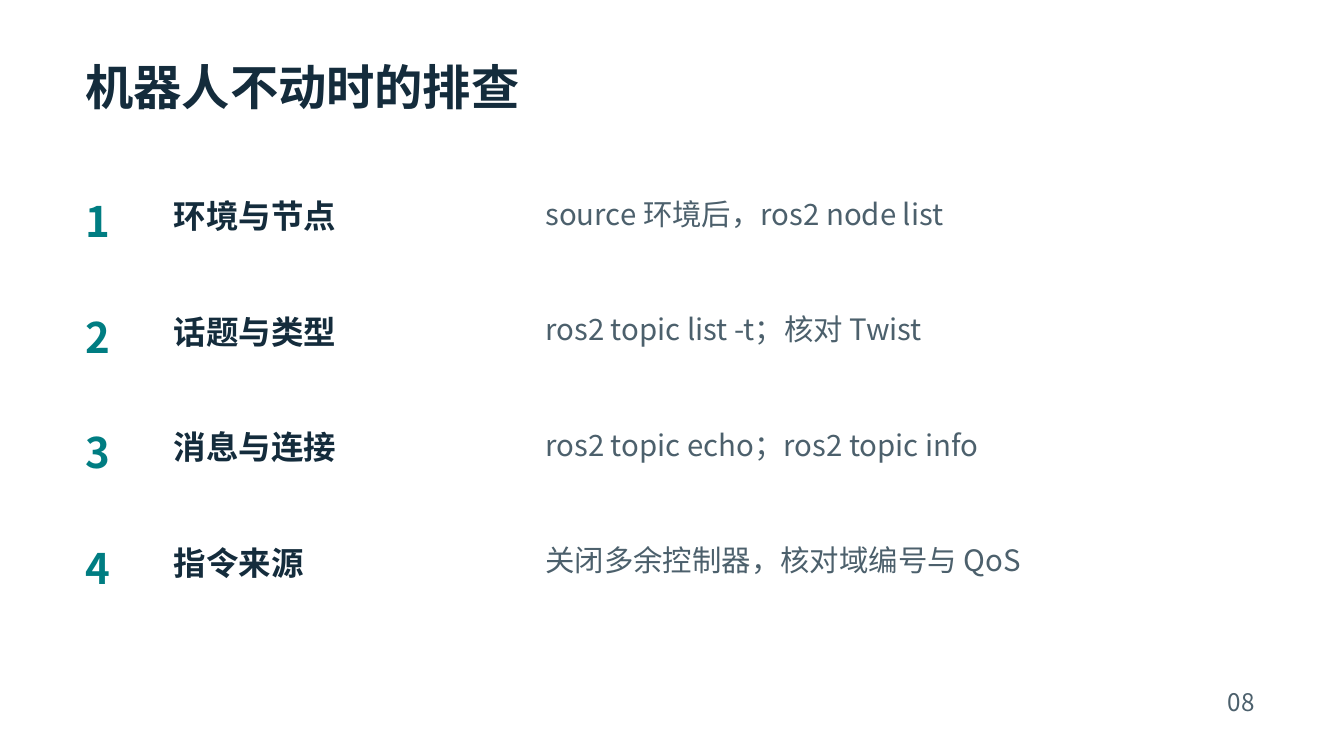
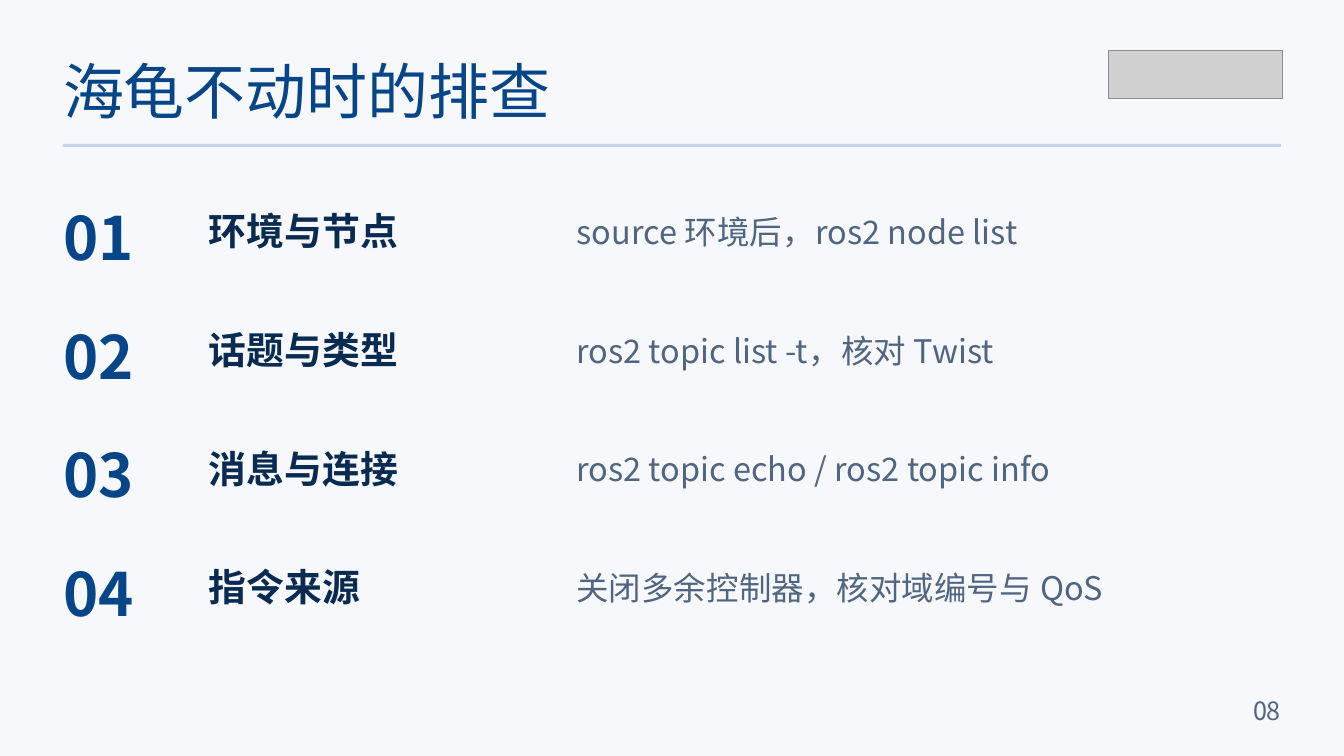
Before and after one commit to lingyunzhi328/Robo-Education-Recruitment-2026, a slide deck: slide 8 of slides/ROS2小海龟控制.pptx. Drawn at 1344x756 pixels with LibreOffice and Linux fonts; fonts in the diff are those of the drawing; grey boxes stand for pictures. Boxes give left, top, right and bottom in pixels: in the first picture for what was removed or moved away, otherwise in the second. Text is boxed around its words. In the diff, an @@ line names an element or a change of style, - is before the commit and + after.

```diff
--- a/slides/ROS2小海龟控制.pptx
+++ b/slides/ROS2小海龟控制.pptx
@@ background #FFFFFF to #F6F8FC @@
@@ picture added at [1109,50,1284,99] @@
@@ text at [63,62,551,119]: text changed; size 34.5 to 43.5 pt; text colour #142C3C to #064587; bold off @@
-机器人不动时的排查
+海龟不动时的排查
@@ rectangle added at [63,144,1280,147], fill #C5D6EA @@
@@ text removed at [85,206,110,237] @@
-1
@@ text "环境与节点": place and size @@
-text "环境与节点" at [174,200,337,231]
+text "环境与节点" at [209,212,398,249]
@@ text at [63,215,134,261]: text changed; size 30 to 42.8 pt; text colour #007D82 to #064587 @@
-2
+01
@@ text "source 环境后，ros2 node list": place and size @@
-text "source 环境后，ros2 node list" at [545,200,944,228]
+text "source 环境后，ros2 node list" at [576,216,1018,248]
@@ text "source 环境后，ros2 node list" at [576,216,1018,248]: size 21 to 23.2 pt, text colour #4C606C to #506581 @@
@@ text "话题与类型": place and size @@
-text "话题与类型" at [174,316,337,347]
+text "话题与类型" at [209,332,398,368]
@@ text at [63,334,134,380]: text changed; size 30 to 42.8 pt; text colour #007D82 to #064587 @@
-3
+02
@@ text at [576,335,994,371]: text changed; size 21 to 23.2 pt; text colour #4C606C to #506581 @@
-ros2 topic list -t；核对 Twist
+ros2 topic list -t，核对 Twist
@@ text "消息与连接": place and size @@
-text "消息与连接" at [174,431,337,462]
+text "消息与连接" at [209,450,398,487]
@@ text at [63,452,134,498]: text changed; size 30 to 42.8 pt; text colour #007D82 to #064587 @@
-4
+03
@@ text at [576,455,1051,489]: text changed; size 21 to 23.2 pt; text colour #4C606C to #506581 @@
-ros2 topic echo；ros2 topic info
+ros2 topic echo / ros2 topic info
@@ size 23.2 to 27 pt, text colour #142C3C to #092B52 in 4 elements at [209,212,398,249], [209,332,398,368], [209,450,398,487], [209,568,360,605] @@
@@ text "指令来源": place and size @@
-text "指令来源" at [174,547,304,578]
+text "指令来源" at [209,568,360,605]
@@ text "关闭多余控制器，核对域编号与 QoS" at [576,572,1103,606]: size 21 to 23.2 pt, text colour #4C606C to #506581 @@
@@ text "关闭多余控制器，核对域编号与 QoS": place and size @@
-text "关闭多余控制器，核对域编号与 QoS" at [545,546,1021,577]
+text "关闭多余控制器，核对域编号与 QoS" at [576,572,1103,606]
@@ text added at [63,571,134,617], 42.8 pt, text #064587, bold @@
+04
@@ text "08": place and size @@
-text "08" at [1228,693,1255,712]
+text "08" at [1253,701,1281,721]
@@ text "08" at [1253,701,1281,721]: size 17.2 to 18 pt, text colour #4C606C to #506581; alignment left to right @@
```
Also in this commit, not shown: 7 other slides changed, 2 slides added, 2 slides removed, 12 other files.
